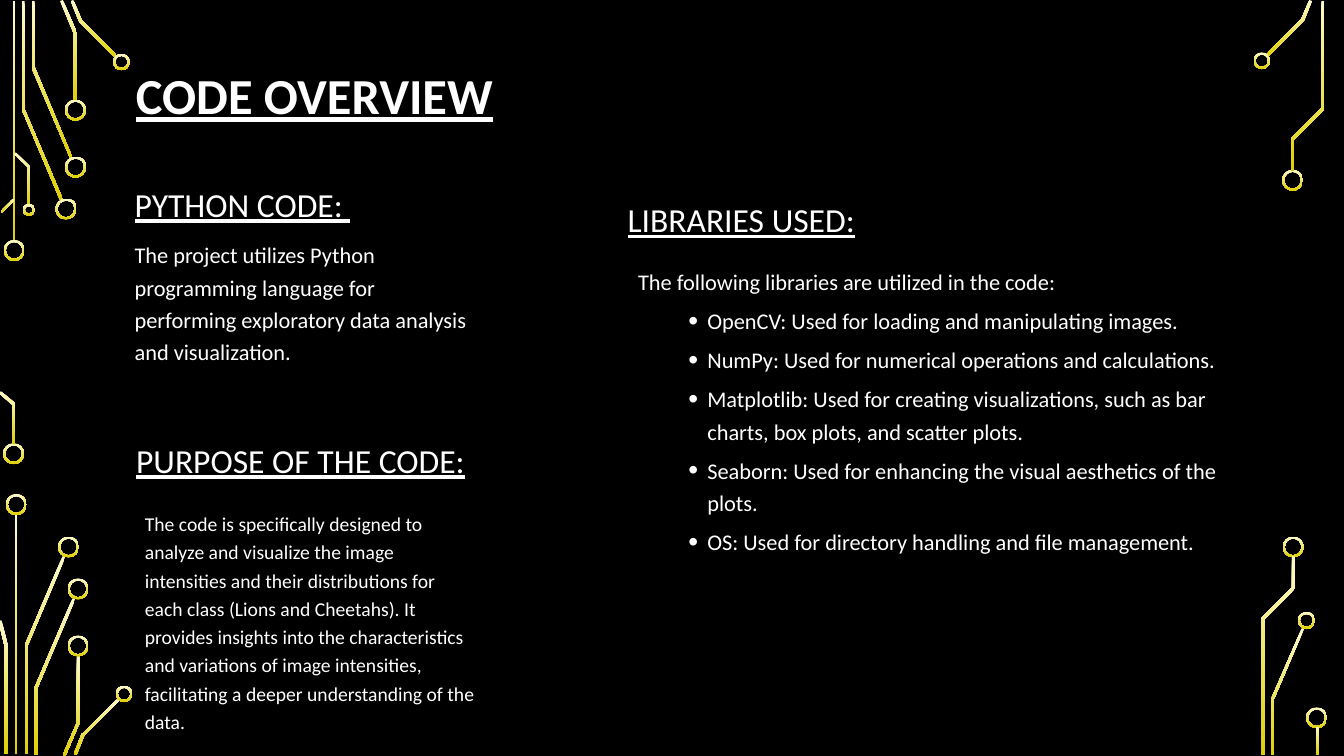
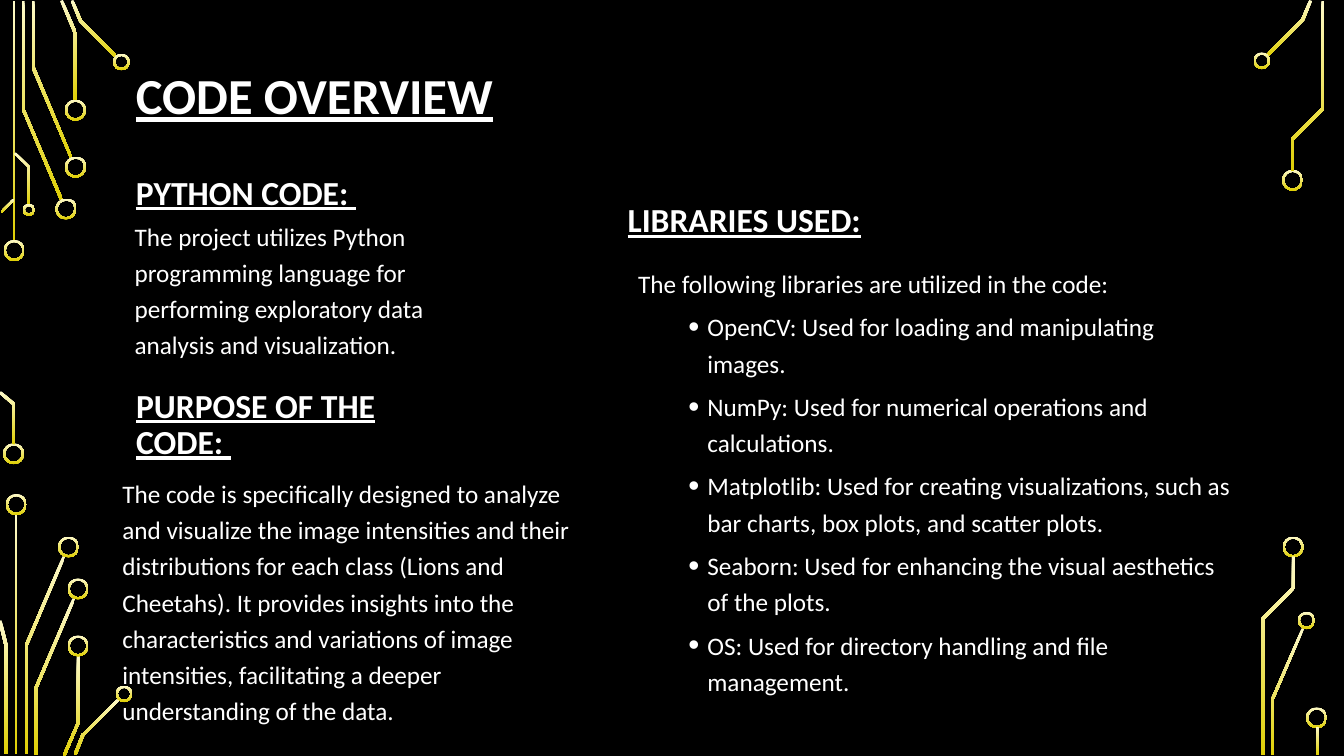
Before and after one commit to Samiur00/ST1_Capstone-Project, a slide deck: slide 4 of capstone_presentation.pptx. Drawn at 1344x756 pixels with LibreOffice and Linux fonts; fonts in the diff are those of the drawing; background and template pictures are left out. Boxes give left, top, right and bottom in pixels: in the first picture for what was removed or moved away, otherwise in the second. Text is boxed around its words. In the diff, an @@ line names an element or a change of style, - is before the commit and + after.

```diff
--- a/capstone_presentation.pptx
+++ b/capstone_presentation.pptx
@@ bold on in 3 elements at <box>628,210,861,238</box>, <box>136,396,375,460</box>, <box>136,183,348,210</box> @@
@@ text "PYTHON CODE:": place and size @@
-text "PYTHON CODE:" at <box>135,195,343,223</box>
+text "PYTHON CODE:" at <box>136,183,348,210</box>
@@ text "The project utilizes Python programming ..." at <box>135,228,423,358</box>: size 16 to 18 pt @@
@@ text "The project utilizes Python programming ...": place and size @@
-text "The project utilizes Python programming ..." at <box>135,247,466,360</box>
+text "The project utilizes Python programming ..." at <box>135,228,423,358</box>
@@ text "The following libraries are utilized ..." at <box>638,275,1230,696</box>: size 16 to 18 pt @@
@@ text "PURPOSE OF THE CODE:": place and size @@
-text "PURPOSE OF THE CODE:" at <box>136,451,465,479</box>
+text "PURPOSE OF THE CODE:" at <box>136,396,375,460</box>
@@ text "The code is specifically designed ...": place and size @@
-text "The code is specifically designed ..." at <box>145,517,474,729</box>
+text "The code is specifically designed ..." at <box>122,485,569,725</box>
@@ text "The code is specifically designed ..." at <box>122,485,569,725</box>: size 14 to 18 pt @@
```
Also in this commit, not shown: 9 other slides changed.
